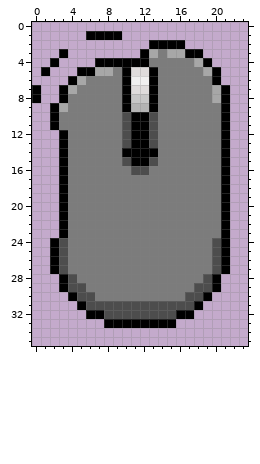
Edited in one commit: pixel-art sprite (Art/Beta/New Assets/MouseLeftClick.png). The picture above is the old version.
The file is 24x36 pixels.
And afterwards:
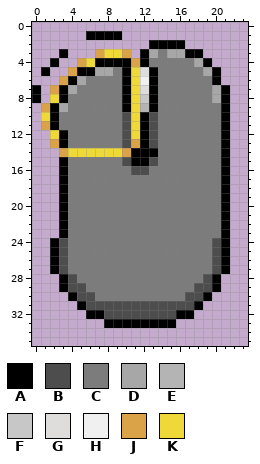
Palette (. is transparent): A #000000  B #4d4d4d  C #7c7c7c  D #a7a7a7  E #b4b4b4  F #c7c7c7  G #dfdcdc  H #f0f0f0  J #dba347  K #eed938
Edits made:
@@ x 0..13 @@
  2 .............A
- 3 ...A........AD
- 4 ..A....AAAAAAC
- 5 .A...AADDCAGGA
- 6 ....ADCCCCAHHA
- 7 A..ADCCCCCAGGA
- 8 A..ACCCCCCAFFA
- 9 ..ADCCCCCCAEEA
-10 ..ACCCCCCCBAAB
-11 ..ACCCCCCCBAAB
-12 ...ACCCCCCBAAB
-13 ...ACCCCCCBAAB
-14 ...ACCCCCCAAAA
+ 3 ...A...JKKJ.AD
+ 4 ..A..JKAAAAJAC
+ 5 .A..JAADDCAKGA
+ 6 ...JADCCCCAKHA
+ 7 A.JADCCCCCAKGA
+ 8 A.KACCCCCCAKFA
+ 9 .JADCCCCCCAKEA
+10 .KACCCCCCCBKAB
+11 .JACCCCCCCBKAB
+12 ..KACCCCCCBKAB
+13 ..JACCCCCCBJAB
+14 ...JKKKKKKJAAA
 15 ...ACCCCCCBAAB
Where, in picture pixels (left, top, right, bottom), the same in both pictures:
changed: (41, 49, 140, 157)
